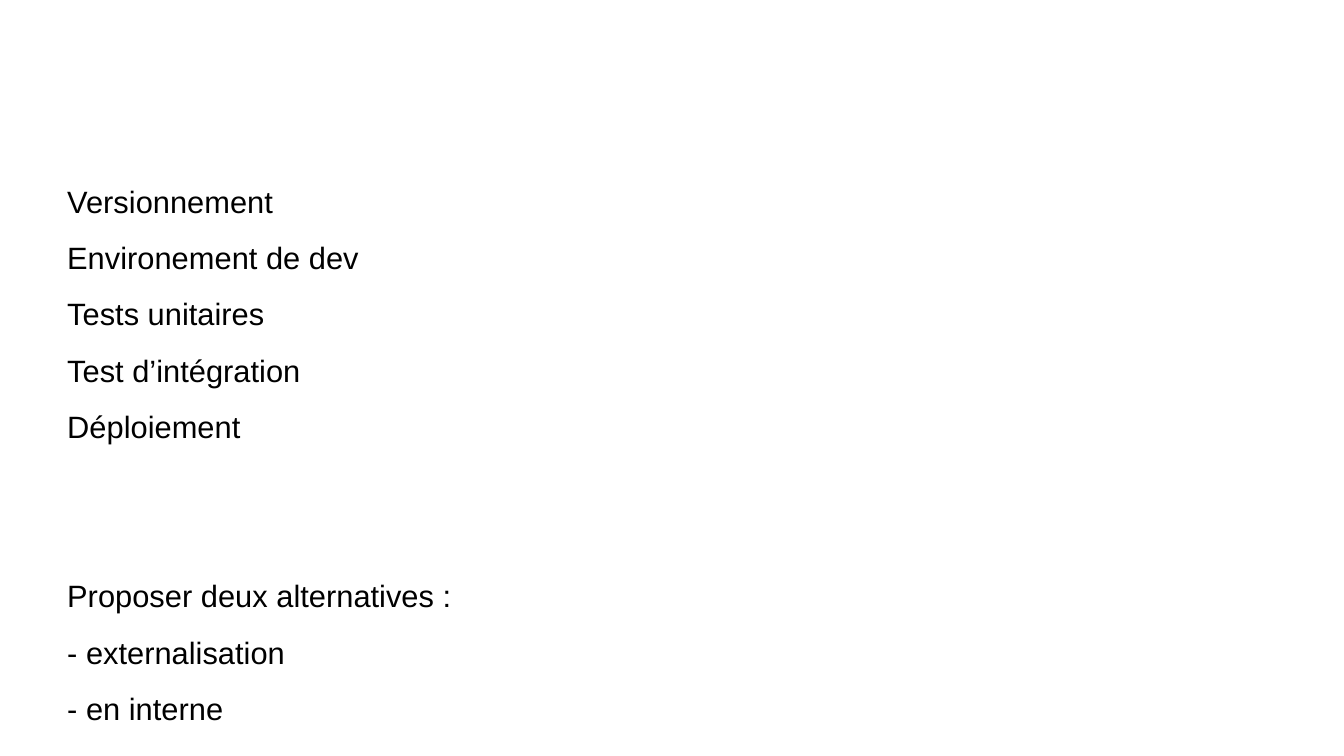
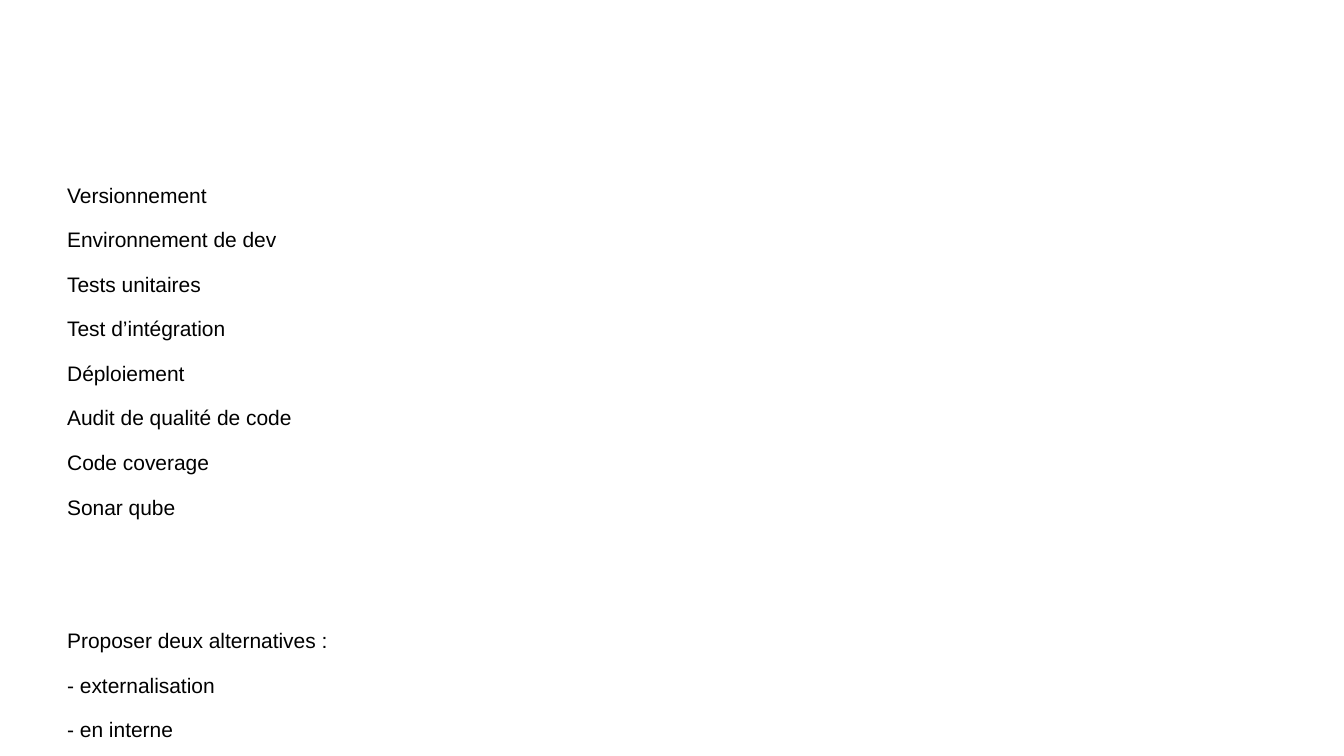
Before and after one commit to remipassmoilesel/ci-cd-plan, a slide deck: slide 1 of ci-cd-plan.odp. Drawn at 1344x756 pixels with LibreOffice and Linux fonts; fonts in the diff are those of the drawing; background and template pictures are left out. Boxes give left, top, right and bottom in pixels: in the first picture for what was removed or moved away, otherwise in the second. Text is boxed around its words. In the diff, an @@ line names an element or a change of style, - is before the commit and + after.

```diff
--- a/ci-cd-plan.odp
+++ b/ci-cd-plan.odp
@@ text at bbox=[67, 187, 316, 738]: size 18.2 to 12.3 pt in "Versionnement", "Tests unitaires", "Test d’intégration", "Déploiement" and 3 more places @@
@@ text at bbox=[67, 231, 277, 248]: text changed; size 18.2 to 12.3 pt @@
-Environement de dev
+Environnement de dev
@@ text at bbox=[67, 409, 291, 519]: paragraphs added @@
+Audit de qualité de code
+Code coverage
+Sonar qube
```
Also in this commit, not shown: 3 other slides changed, 2 slides added.
